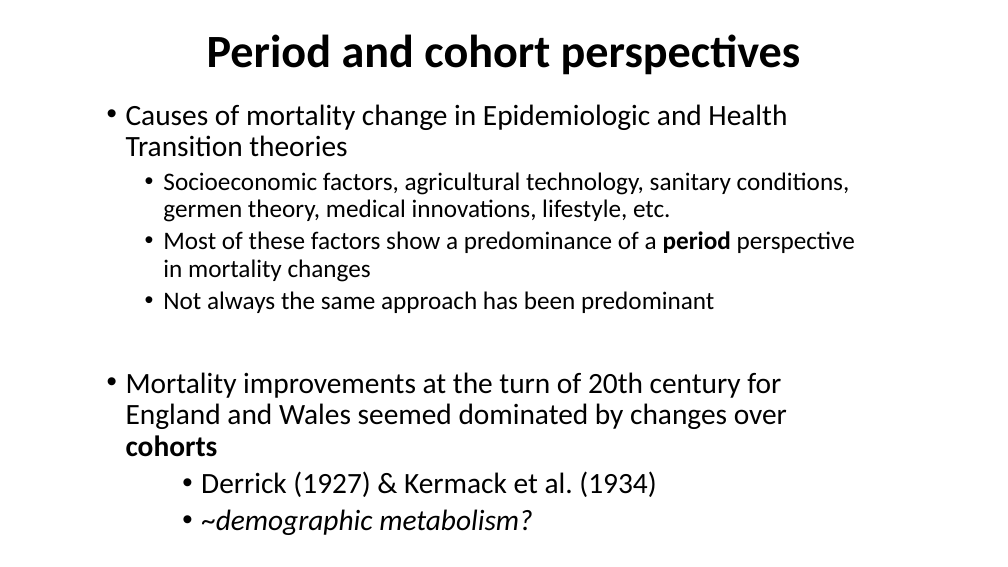
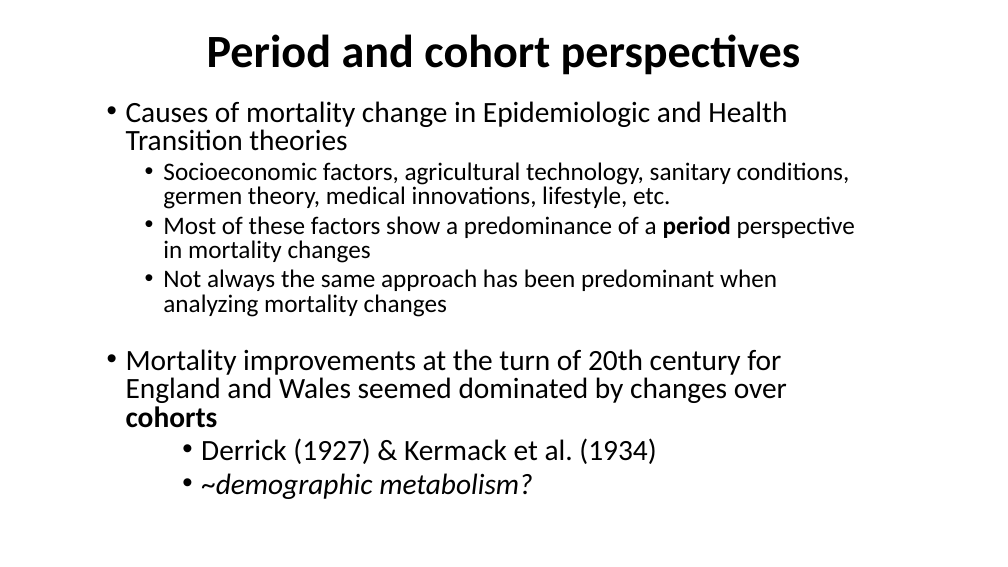
Before and after one commit to kikeacosta/edsd26_apc, a slide deck: slide 3 of slides/02_visual_APC.pptx. Drawn at 1008x567 pixels with LibreOffice and Linux fonts; fonts in the diff are those of the drawing. Boxes give left, top, right and bottom in pixels: in the first picture for what was removed or moved away, otherwise in the second. Text is boxed around its words. In the diff, an @@ line names an element or a change of style, - is before the commit and + after.

```diff
--- a/slides/02_visual_APC.pptx
+++ b/slides/02_visual_APC.pptx
@@ text at (126,101,855,499): line spacing 0.9 to 0.8 @@
@@ text at (163,269,777,317): text changed @@
-  • Not always the same approach has been predominant
+  • Not always the same approach has been predominant when analyzing mortality changes
```
Also in this commit, not shown: 1 other slide changed, 3 other files.
